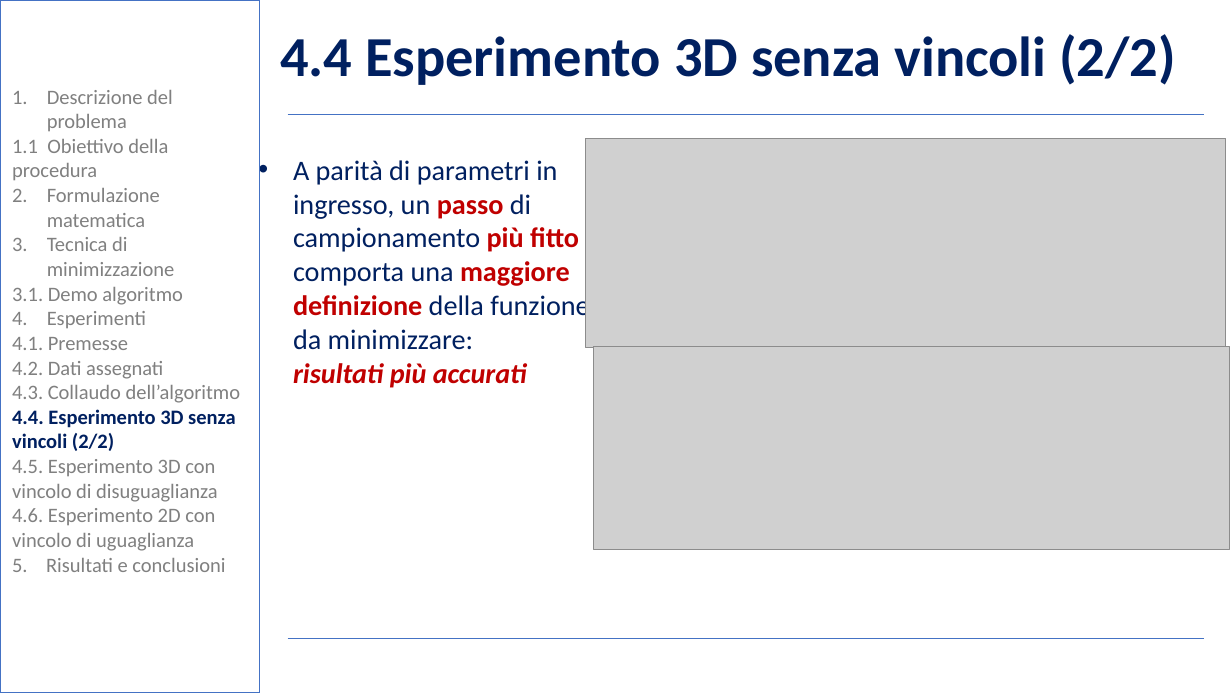
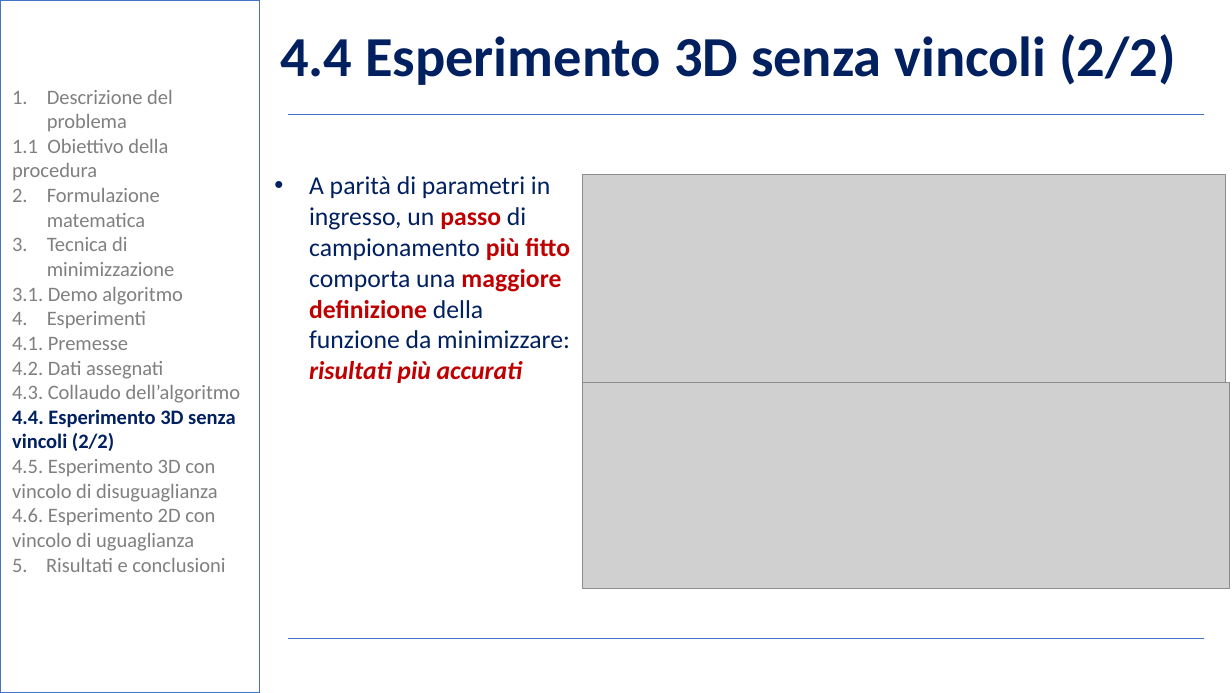
Before and after one commit to BernardoGiordano/NelderMeadMethod, a slide deck: slide 15 of writeup/Slides.pptx. Drawn at 1232x693 pixels with LibreOffice and Linux fonts; fonts in the diff are those of the drawing; grey boxes stand for pictures; background and template pictures are left out. Boxes give left, top, right and bottom in pixels: in the first picture for what was removed or moved away, otherwise in the second. Text is boxed around its words. In the diff, an @@ line names an element or a change of style, - is before the commit and + after.

```diff
--- a/writeup/Slides.pptx
+++ b/writeup/Slides.pptx
@@ text "A parità di parametri in ...": place and size @@
-text "A parità di parametri in ..." at [293,160,589,388]
+text "A parità di parametri in ..." at [309,176,570,383]
@@ text "A parità di parametri in ..." at [309,176,570,383]: size 22 to 20 pt @@
@@ picture: place and size @@
-picture at [586,139,1226,348]
+picture at [582,175,1226,384]
@@ picture: place and size @@
-picture at [593,348,1229,550]
+picture at [582,383,1229,589]
```
Also in this commit, not shown: 5 other slides changed, 1 other file.
